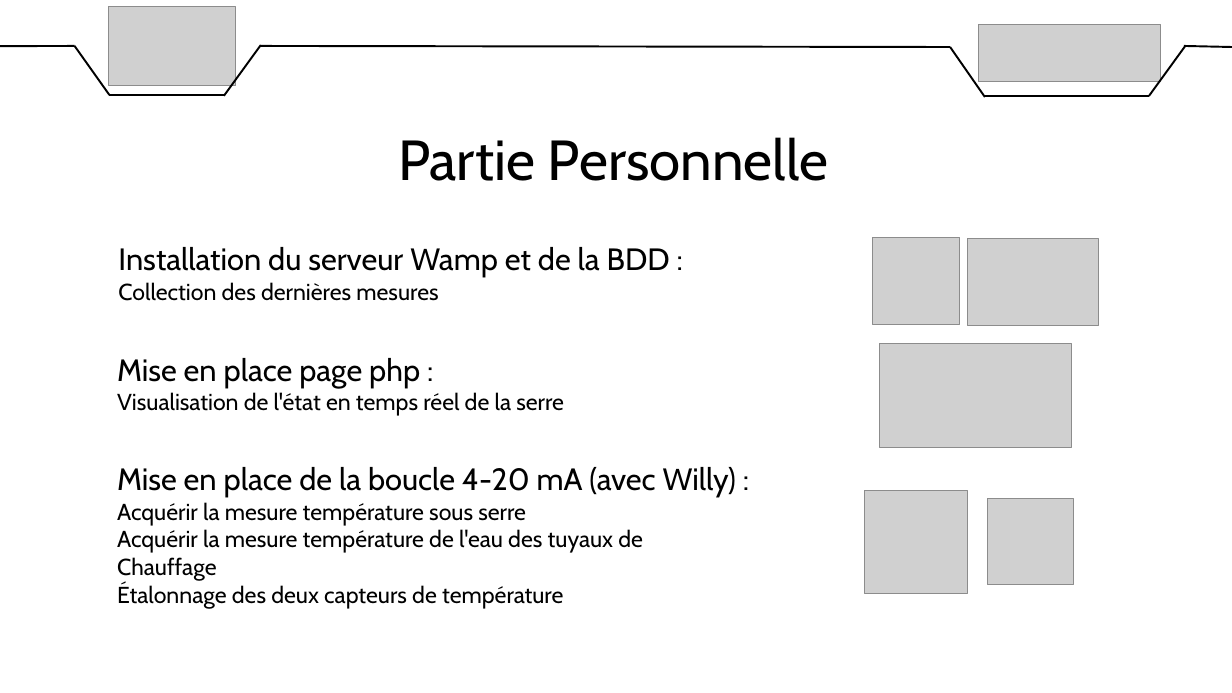
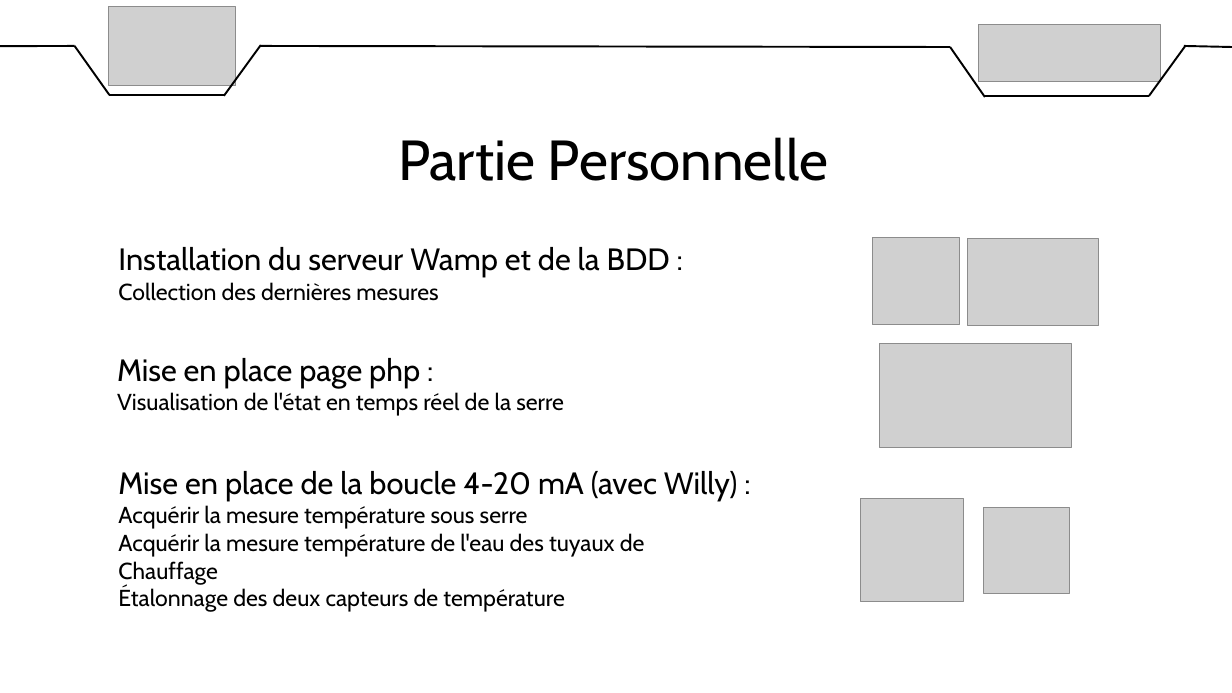
Before and after one commit to DylanChe/SupervisionSerre, a slide deck: slide 4 of oral_projet/diaporama_revue_1_samuel.pptx. Drawn at 1232x693 pixels with LibreOffice and Linux fonts; fonts in the diff are those of the drawing; grey boxes stand for pictures. Boxes give left, top, right and bottom in pixels: in the first picture for what was removed or moved away, otherwise in the second. Text is boxed around its words. In the diff, an @@ line names an element or a change of style, - is before the commit and + after.

Commit message:
Maj diapo revue 1

```diff
--- a/oral_projet/diaporama_revue_1_samuel.pptx
+++ b/oral_projet/diaporama_revue_1_samuel.pptx
@@ text "Mise en place de la ...": place and size @@
-text "Mise en place de la ..." at (117, 467, 736, 609)
+text "Mise en place de la ..." at (118, 471, 737, 612)
@@ picture: place and size @@
-picture at (865, 491, 969, 594)
+picture at (860, 499, 964, 603)
@@ picture: place and size @@
-picture at (988, 499, 1074, 585)
+picture at (983, 507, 1069, 593)
```
